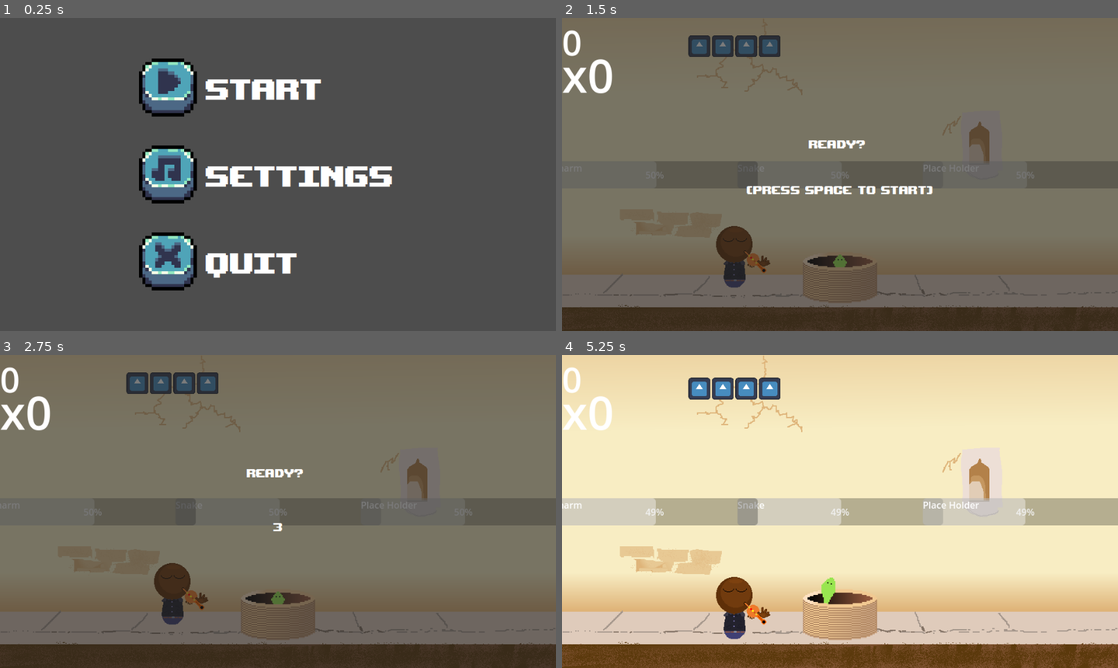
Above: before the commit, frames 1-4 (two rows, left to right).
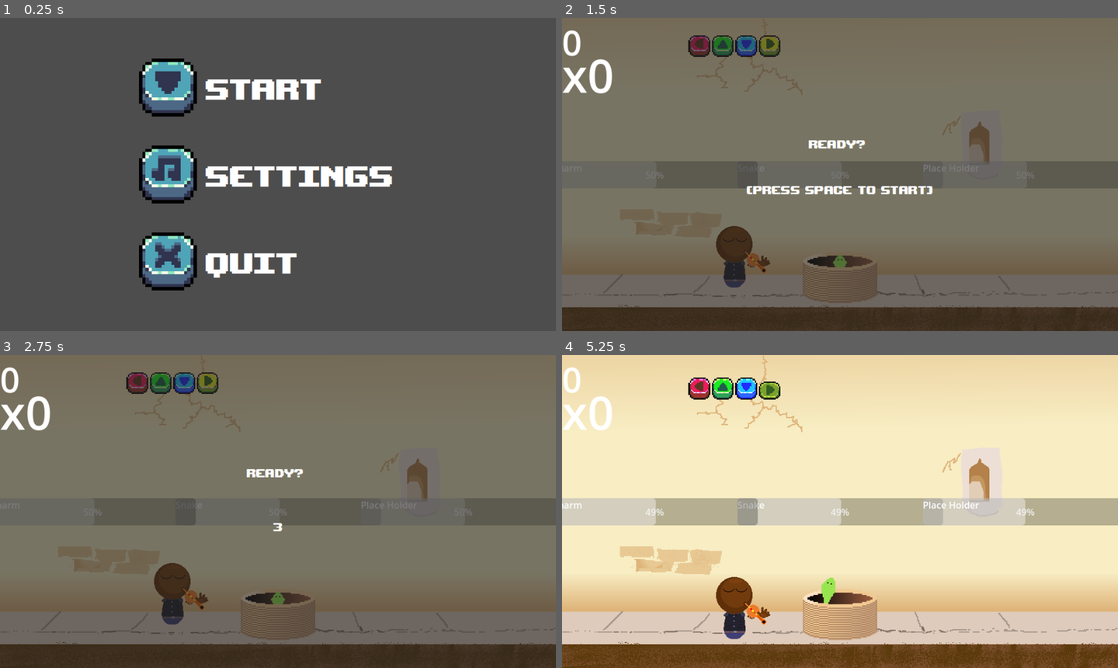
Above: after the commit, the same moments.

Repository: K0RIS/WinterMelonJam2023
Game: Godot game, scene res://assets/scenes/main_menu.tscn
Two runs of this game, one before a commit and one after it. Both use one fixed random seed, a clock stepped at 60 frames per second and the inputs below. The engine's default icon, where the game draws it, is replaced by a stand-in: a white triangle on a blue panel in a dark square. Sound files missing from this copy of the repository are replaced by a short silence.
Inputs (mouse positions are in pixels of both pictures, inside the frame that each line leads up to):
- Up to frame 1 (0.25 s): no input
- Up to frame 2 (1.5 s): click (728, 86) at 0.5 s; click (823, 115) at 1.25 s
- Up to frame 3 (2.75 s): tap Space (Start_Level) at 2, 2.1 s; hold Right (right) from 2.03 s (still down); tap Enter (ui_accept) at 2.27 s
- Up to frame 4 (5.25 s): tap Enter (ui_accept) at 2.75, 3.02, 4.25, 4.52 s; tap Space (Start_Level) at 2.85, 3.5, 3.6, 4.35, 5, 5.1 s; release Right (right) at 3.53 s; hold Left (left) 3.53-4.28 s; hold Right (right) from 4.28 s (still down)

The runs differ from the first frame. In frame 1, 0.1% of the frame differs, in the area x 27-33%, y 16-25%; in frame 2, 0.9%; in frame 3, 0.9%; in frame 4, 1.1%, in the area x 22-40%, y 7-15%.

Commit message:
Added Arrows

Diff:
--- /dev/null
+++ b/assets/scenes/Note.gdshader
@@ -0,0 +1,69 @@
+shader_type canvas_item;
+
+uniform vec4 color : source_color = vec4(1.0);
+uniform float width : hint_range(0, 10) = 1.0;
+uniform int pattern : hint_range(0, 2) = 0; // diamond, circle, square
+uniform bool inside = false;
+uniform bool add_margins = true; // only useful when inside is false
+uniform vec2 number_of_images = vec2(1.0); // number of horizontal and vertical images in the sprite sheet
+
+void vertex() {
+	if (add_margins) {
+		VERTEX += sign(VERTEX) * width; // replace `sign(VERTEX)` by `sign(VERTEX * 2.0 - 1.0)` if not centered
+	}
+}
+
+bool hasContraryNeighbour(vec2 uv, vec2 texture_pixel_size, vec2 image_top_left, vec2 image_bottom_right, sampler2D texture) {
+	for (float i = -ceil(width); i <= ceil(width); i++) {
+		float x = abs(i) > width ? width * sign(i) : i;
+		float offset;
+
+		if (pattern == 0) {
+			offset = width - abs(x);
+		} else if (pattern == 1) {
+			offset = floor(sqrt(pow(width + 0.5, 2) - x * x));
+		} else if (pattern == 2) {
+			offset = width;
+		}
+
+		for (float j = -ceil(offset); j <= ceil(offset); j++) {
+			float y = abs(j) > offset ? offset * sign(j) : j;
+			vec2 xy = uv + texture_pixel_size * vec2(x, y);
+
+			if ((xy != clamp(xy, image_top_left, image_bottom_right) || texture(texture, xy).a <= 0.0) == inside) {
+				return true;
+			}
+		}
+	}
+
+	return false;
+}
+
+void fragment() {
+	vec2 uv = UV;
+	COLOR *= texture(TEXTURE, UV);
+ 	vec4 og = COLOR;
+	vec2 image_top_left = floor(uv * number_of_images) / number_of_images;
+	vec2 image_bottom_right = image_top_left + vec2(1.0) / number_of_images;
+
+	if (add_margins) {
+		vec2 texture_pixel_size = vec2(1.0) / (vec2(1.0) / TEXTURE_PIXEL_SIZE + vec2(width * 2.0) * number_of_images);
+
+		uv = (uv - texture_pixel_size * width - image_top_left) * TEXTURE_PIXEL_SIZE / texture_pixel_size + image_top_left;
+
+		if (uv != clamp(uv, image_top_left, image_bottom_right)) {
+			COLOR.a = 0.0;
+		} else {
+			COLOR = texture(TEXTURE, uv);
+		}
+	} else {
+		COLOR = texture(TEXTURE, uv);
+	}
+	COLOR = og;
+
+	if ((COLOR.a > 0.0) == inside && hasContraryNeighbour(uv, TEXTURE_PIXEL_SIZE, image_top_left, image_bottom_right, TEXTURE)) {
+		COLOR.rgb = inside ? mix(COLOR.rgb, color.rgb, color.a) : color.rgb;
+		COLOR.a += (1.0 - COLOR.a) * color.a;
+	}
+
+}
--- a/assets/scenes/Note.tscn
+++ b/assets/scenes/Note.tscn
@@ -1,12 +1,24 @@
-[gd_scene load_steps=3 format=3 uid="uid://k3uboy304rg2"]
+[gd_scene load_steps=5 format=3 uid="uid://k3uboy304rg2"]
 
-[ext_resource type="Texture2D" uid="uid://cuvq7up0uk2f8" path="res://assets/icon.svg" id="1_wevyn"]
 [ext_resource type="Script" path="res://assets/scripts/Note.gd" id="2_6msk5"]
+[ext_resource type="Shader" path="res://assets/scenes/Note.gdshader" id="2_8brwn"]
+[ext_resource type="Texture2D" uid="uid://bkflaq225r2e8" path="res://assets/sprites/buttons/left.png" id="2_51owk"]
+
+[sub_resource type="ShaderMaterial" id="ShaderMaterial_tfyr6"]
+shader = ExtResource("2_8brwn")
+shader_parameter/color = Color(0, 0, 0, 1)
+shader_parameter/width = 1.0
+shader_parameter/pattern = 2
+shader_parameter/inside = false
+shader_parameter/add_margins = false
+shader_parameter/number_of_images = Vector2(1, 1)
 
 [node name="Note" type="Node2D" groups=["note"]]
 script = ExtResource("2_6msk5")
 
 [node name="NoteTexture" type="TextureRect" parent="."]
+self_modulate = Color(4, 3, 1, 1)
+material = SubResource("ShaderMaterial_tfyr6")
 custom_minimum_size = Vector2(50, 50)
 anchors_preset = 5
 anchor_left = 0.5
@@ -17,5 +29,5 @@
 grow_horizontal = 2
 size_flags_horizontal = 4
 size_flags_vertical = 4
-texture = ExtResource("1_wevyn")
+texture = ExtResource("2_51owk")
 expand_mode = 5
--- a/assets/scenes/RhythmGame.tscn
+++ b/assets/scenes/RhythmGame.tscn
@@ -1,9 +1,12 @@
-[gd_scene load_steps=5 format=3 uid="uid://bmiuichhpkbl6"]
+[gd_scene load_steps=8 format=3 uid="uid://bmiuichhpkbl6"]
 
 [ext_resource type="Script" path="res://assets/scripts/RhythmGame.gd" id="1_0l3ip"]
 [ext_resource type="AudioStream" uid="uid://dnseffipfenh2" path="res://assets/sound/music/TestTrack.ogg" id="2_imu0c"]
 [ext_resource type="Script" path="res://assets/scripts/ArrowRig.gd" id="3_mup7y"]
-[ext_resource type="Texture2D" uid="uid://cuvq7up0uk2f8" path="res://assets/icon.svg" id="3_omj4i"]
+[ext_resource type="Texture2D" uid="uid://f6n2xhwlyx3g" path="res://assets/sprites/buttons/button_down.png" id="4_bgnor"]
+[ext_resource type="Texture2D" uid="uid://c28lfo3hm582w" path="res://assets/sprites/buttons/button_left.png" id="4_uo2ed"]
+[ext_resource type="Texture2D" uid="uid://dwiju0fov8nv5" path="res://assets/sprites/buttons/button_up.png" id="5_v6ctn"]
+[ext_resource type="Texture2D" uid="uid://bqx06lfcumfn" path="res://assets/sprites/buttons/button_right.png" id="7_1i6wh"]
 
 [node name="RhythmGame" type="Node2D"]
 scale = Vector2(0.75, 0.75)
@@ -50,9 +53,9 @@
 [node name="Target" type="TextureRect" parent="ArrowRig/Lanes/Lane1"]
 custom_minimum_size = Vector2(50, 0)
 layout_mode = 2
-size_flags_horizontal = 4
+size_flags_horizontal = 0
 size_flags_vertical = 0
-texture = ExtResource("3_omj4i")
+texture = ExtResource("4_uo2ed")
 expand_mode = 5
 
 [node name="SpawnAnchor" type="Control" parent="ArrowRig/Lanes/Lane1"]
@@ -77,7 +80,7 @@
 layout_mode = 2
 size_flags_horizontal = 4
 size_flags_vertical = 4
-texture = ExtResource("3_omj4i")
+texture = ExtResource("5_v6ctn")
 expand_mode = 5
 
 [node name="SpawnAnchor" type="Control" parent="ArrowRig/Lanes/Lane2"]
@@ -98,9 +101,10 @@
 size_flags_vertical = 4
 
 [node name="Target" type="TextureRect" parent="ArrowRig/Lanes/Lane3"]
+modulate = Color(1, 1, 11.834, 1)
 custom_minimum_size = Vector2(50, 0)
 layout_mode = 2
-texture = ExtResource("3_omj4i")
+texture = ExtResource("4_bgnor")
 expand_mode = 5
 
 [node name="SpawnAnchor" type="Control" parent="ArrowRig/Lanes/Lane3"]
@@ -123,7 +127,7 @@
 [node name="Target" type="TextureRect" parent="ArrowRig/Lanes/Lane4"]
 custom_minimum_size = Vector2(50, 0)
 layout_mode = 2
-texture = ExtResource("3_omj4i")
+texture = ExtResource("7_1i6wh")
 expand_mode = 5
 
 [node name="SpawnAnchor" type="Control" parent="ArrowRig/Lanes/Lane4"]
--- a/assets/scripts/ArrowRig.gd
+++ b/assets/scripts/ArrowRig.gd
@@ -20,6 +20,17 @@
 signal  AddPoints(Dist)
 signal  MissedNote
 
+var buttons = [
+	preload("res://assets/sprites/buttons/button_down.png"),
+	preload("res://assets/sprites/buttons/button_down_pressed.png"),
+	preload("res://assets/sprites/buttons/button_left.png"),
+	preload("res://assets/sprites/buttons/button_left_pressed.png"),
+	preload("res://assets/sprites/buttons/button_right.png"),
+	preload("res://assets/sprites/buttons/button_right_pressed.png"),
+	preload("res://assets/sprites/buttons/button_up.png"),
+	preload("res://assets/sprites/buttons/button_up_pressed.png")
+]
+
 func _physics_process(delta):
 	for note in get_tree().get_nodes_in_group("note"):
 		if (get_note_dist(note) < DEATH_OFFSET):
@@ -29,25 +40,51 @@
 
 func _input(event):
 	if Input.is_action_just_pressed("up"): #2
+
 		for note in get_tree().get_nodes_in_group("note"):
 			if note.lane == 2:
 				check_accuracy(note)
 				break
+
 	if Input.is_action_just_pressed("down"): #3
+
 		for note in get_tree().get_nodes_in_group("note"):
 			if note.lane == 3:
 				check_accuracy(note)
 				break
+
 	if Input.is_action_just_pressed("left"): # 1
 		for note in get_tree().get_nodes_in_group("note"):
 			if note.lane == 1:
 				check_accuracy(note)
 				break
+	else:
+		lane_target_1.texture = buttons[2]
+
 	if Input.is_action_just_pressed("right"): #4
 		for note in get_tree().get_nodes_in_group("note"):
 			if note.lane == 4:
 				check_accuracy(note)
 				break
+	else:
+		lane_target_4.texture = buttons[4]
+
+	if Input.is_action_pressed("left"):
+		lane_target_1.texture = buttons[3]
+	else:
+		lane_target_1.texture = buttons[2]
+	if Input.is_action_pressed("right"):
+		lane_target_4.texture = buttons[5]
+	else:
+		lane_target_4.texture = buttons[4]
+	if Input.is_action_pressed("up"):
+		lane_target_2.texture = buttons[7]
+	else:
+		lane_target_2.texture = buttons[6]
+	if Input.is_action_pressed("down"):
+		lane_target_3.texture = buttons[1]
+	else:
+		lane_target_3.texture = buttons[0]
 
 
 func check_accuracy(note: Note):
@@ -78,11 +115,19 @@
 func init_note(new_note: Note, sec_per_beat: float):
 	match new_note.lane:
 		1:
+			new_note.note_texture.texture = new_note.notes[0]
+			new_note.modulate = new_note.colors[0]
 			new_note.global_position = spawn_lane_1.global_position
 		2:
+			new_note.note_texture.texture = new_note.notes[1]
+			new_note.modulate = new_note.colors[1]
 			new_note.global_position = spawn_lane_2.global_position
 		3:
+			new_note.note_texture.texture = new_note.notes[2]
+			new_note.modulate = new_note.colors[2]
 			new_note.global_position = spawn_lane_3.global_position
 		4:
+			new_note.note_texture.texture = new_note.notes[3]
+			new_note.modulate = new_note.colors[3]
 			new_note.global_position = spawn_lane_4.global_position
 	new_note.velocity = (1 / notes_per_beat) * (get_note_dist(new_note) + 100) / sec_per_beat
--- a/assets/scripts/Note.gd
+++ b/assets/scripts/Note.gd
@@ -4,6 +4,22 @@
 var velocity = 10
 var lane = 0
 
+@onready var note_texture = $NoteTexture
+
+var notes = [
+	preload("res://assets/sprites/buttons/left.png"),
+	preload("res://assets/sprites/buttons/up.png"),
+	preload("res://assets/sprites/buttons/down.png"),
+	preload("res://assets/sprites/buttons/right.png"),
+]
+
+var colors = [
+	Color(3, 1, 2),
+	Color(1, 5, 1),
+	Color(1, 10, 10),
+	Color(5, 5, 1)
+]
+
 # Called every frame. 'delta' is the elapsed time since the previous frame.
 func _physics_process(delta):
 	position.y -= velocity * delta
--- a/assets/scripts/ScoreManager.gd
+++ b/assets/scripts/ScoreManager.gd
@@ -70,11 +70,11 @@
 
 func add_points(Dist):
 	var percent_of_point
-	if Dist > 50:
+	if Dist > 25:
 		status.text = "Too soon"
 		break_combo()
 		wrong_note()
-	elif Dist <- 50:
+	elif Dist < -25:
 		status.text = "Too slow"
 		break_combo()
 		wrong_note()
--- a/ready_up_screen.tscn
+++ b/ready_up_screen.tscn
@@ -95,8 +95,8 @@
 anchors_preset = 15
 anchor_right = 1.0
 anchor_bottom = 1.0
-offset_right = 2880.0
-offset_bottom = 1523.86
+offset_right = 3840.0
+offset_bottom = 2063.86
 grow_horizontal = 2
 grow_vertical = 2
 theme = ExtResource("2_m6s3u")
Binary file changed: assets/UiAsset/cyan_pressed_square_29.png
Binary file changed: assets/UiAsset/cyan_square_30.png
Binary file added: assets/sprites/buttons/button_down.png
Not shown, added: assets/sprites/buttons/button_down.png.import
Binary file added: assets/sprites/buttons/button_down_pressed.png
Not shown, added: assets/sprites/buttons/button_down_pressed.png.import
Binary file added: assets/sprites/buttons/button_left.png
Not shown, added: assets/sprites/buttons/button_left.png.import
Binary file added: assets/sprites/buttons/button_left_pressed.png
Not shown, added: assets/sprites/buttons/button_left_pressed.png.import
Binary file added: assets/sprites/buttons/button_right.png
Not shown, added: assets/sprites/buttons/button_right.png.import
(and 15 more such lines)
